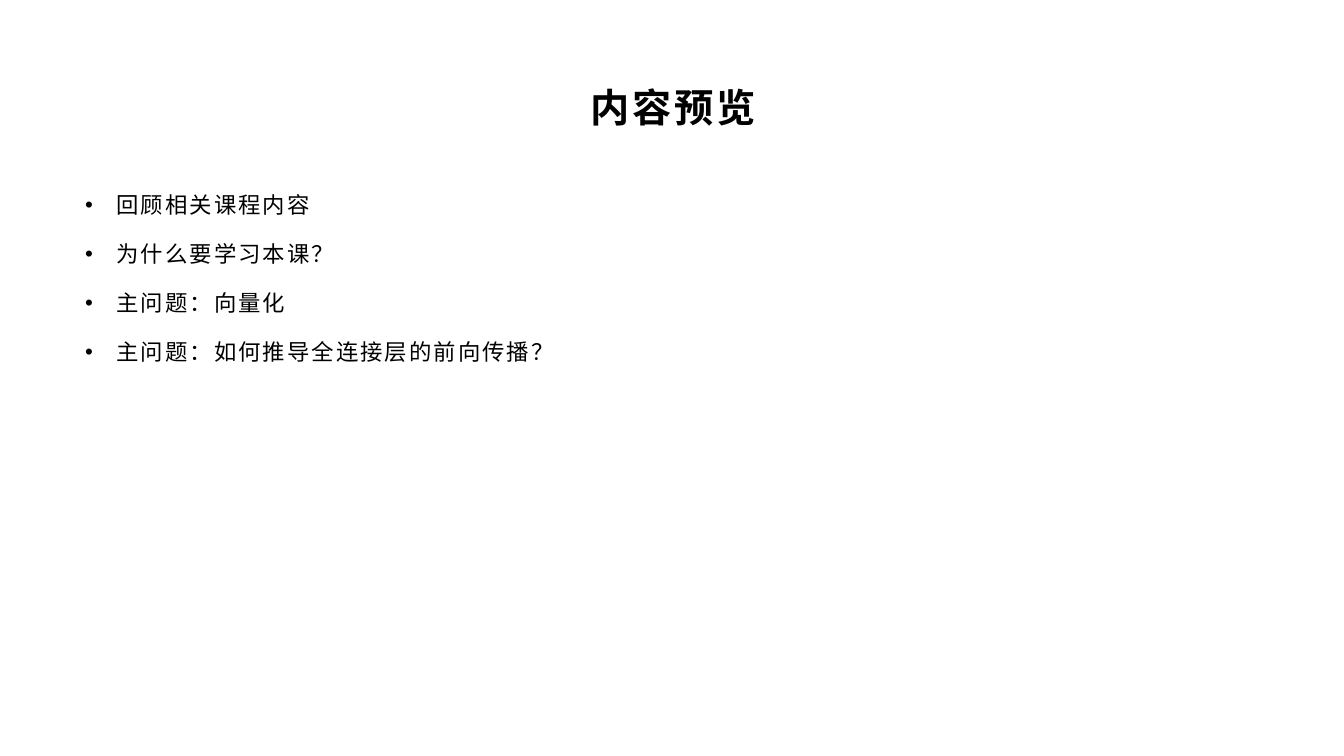
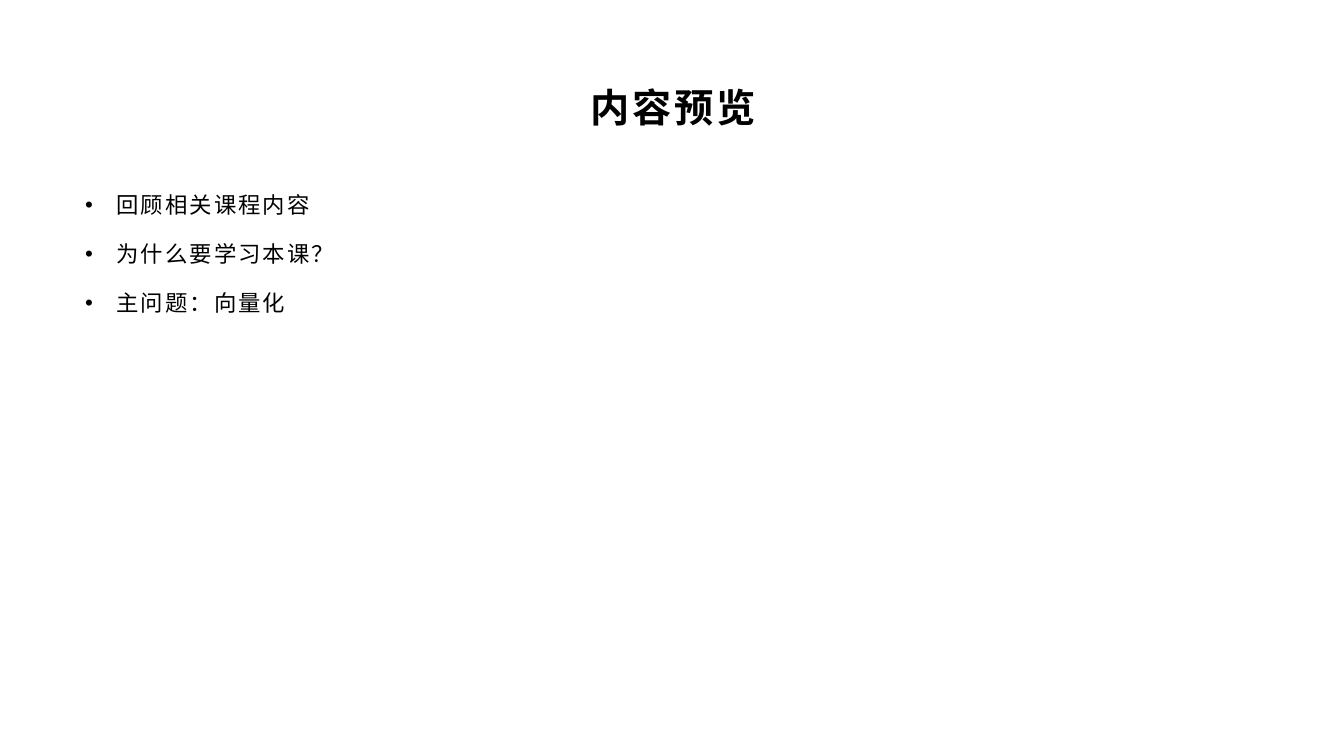
Before and after one commit to yyc-git/DeepLearningEdu, a slide deck: slide 3 of lessons/3_derivation/ppt/全连接层的前向和后向传播推导（上）.pptx. Drawn at 1344x756 pixels with LibreOffice and Linux fonts; fonts in the diff are those of the drawing; background and template pictures are left out. Boxes give left, top, right and bottom in pixels: in the first picture for what was removed or moved away, otherwise in the second. Text is boxed around its words. In the diff, an @@ line names an element or a change of style, - is before the commit and + after.

```diff
--- a/lessons/3_derivation/ppt/全连接层的前向和后向传播推导（上）.pptx
+++ b/lessons/3_derivation/ppt/全连接层的前向和后向传播推导（上）.pptx
@@ text at <box>117,341,554,362</box>: paragraph removed @@
-• 主问题：如何推导全连接层的前向传播？
```
Also in this commit, not shown: 4 other slides changed.
